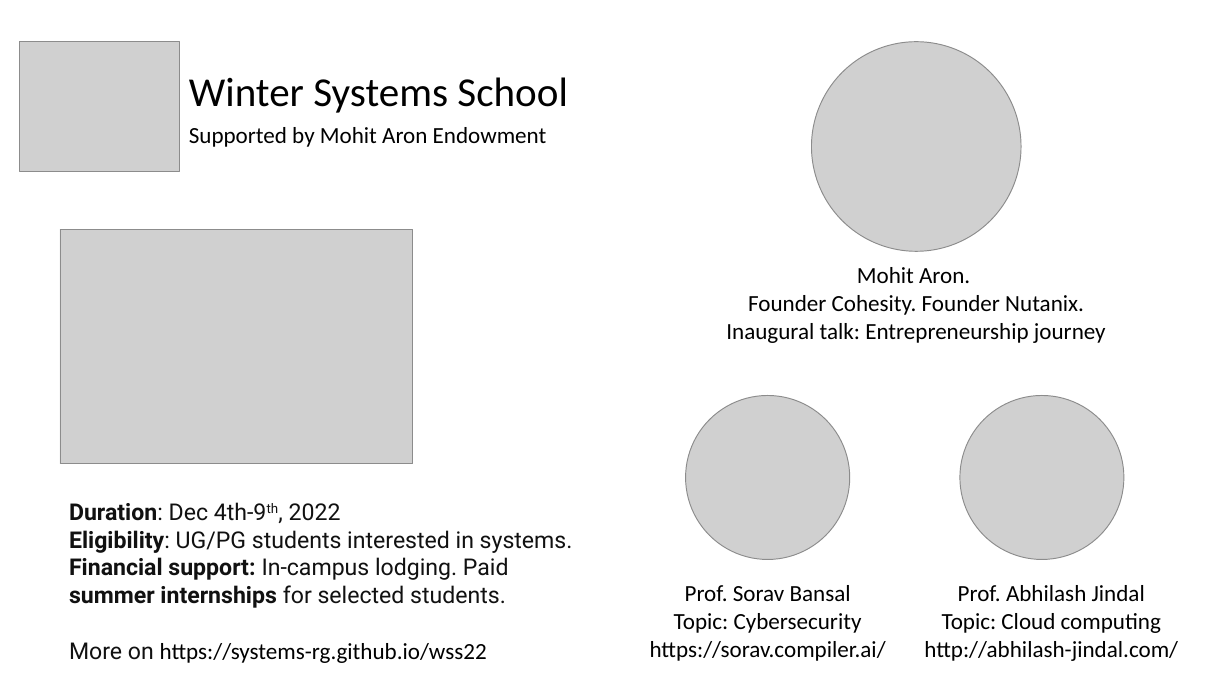
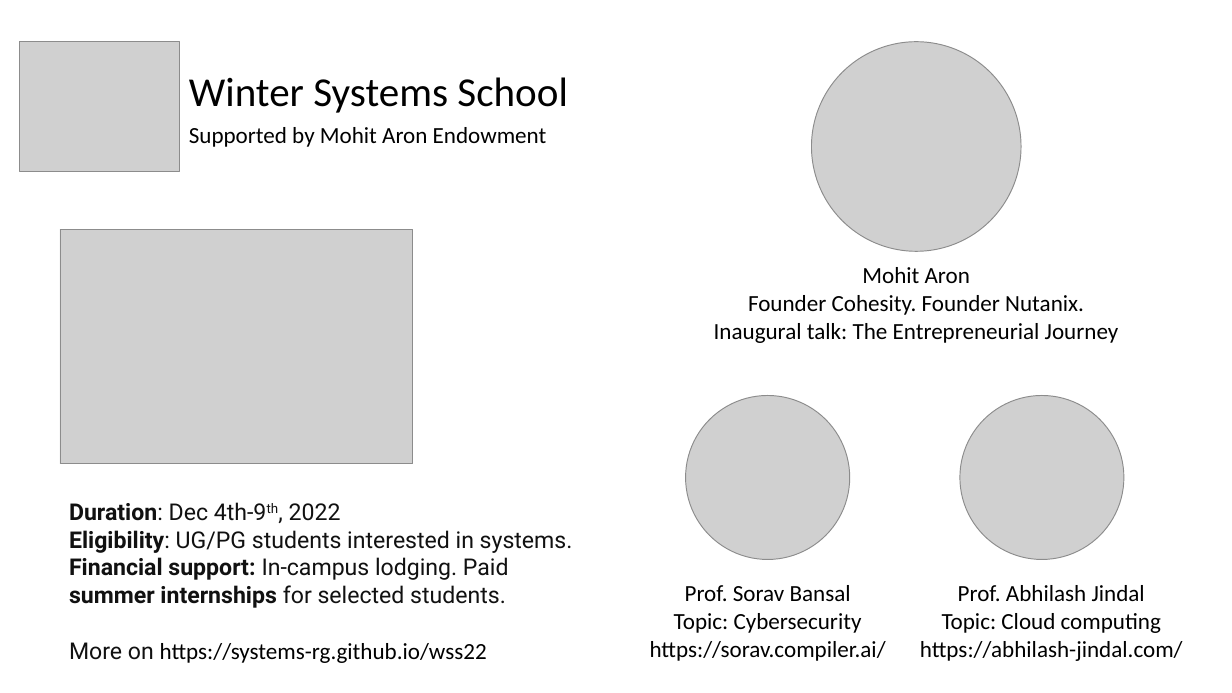
Before and after one commit to systems-rg/systems-rg.github.io, a slide deck: slide 1 of slides/wss22.pptx. Drawn at 1232x693 pixels with LibreOffice and Linux fonts; fonts in the diff are those of the drawing; grey boxes stand for pictures. Boxes give left, top, right and bottom in pixels: in the first picture for what was removed or moved away, otherwise in the second. Text is boxed around its words. In the diff, an @@ line names an element or a change of style, - is before the commit and + after.

Commit message:
Update wss22 poster

```diff
--- a/slides/wss22.pptx
+++ b/slides/wss22.pptx
@@ text "Mohit Aron": place and size @@
-text "Mohit Aron" at (726,267,1106,343)
+text "Mohit Aron" at (714,267,1119,343)
@@ text at (862,267,970,283): text changed @@
-Mohit Aron.
+Mohit Aron
@@ text at (714,323,1119,343): text changed @@
-Inaugural talk: Entrepreneurship journey
+Inaugural talk: The Entrepreneurial Journey
@@ text at (920,641,1183,661): text changed @@
-http://abhilash-jindal.com/
+https://abhilash-jindal.com/
```
Also in this commit, not shown: 1 other file.
